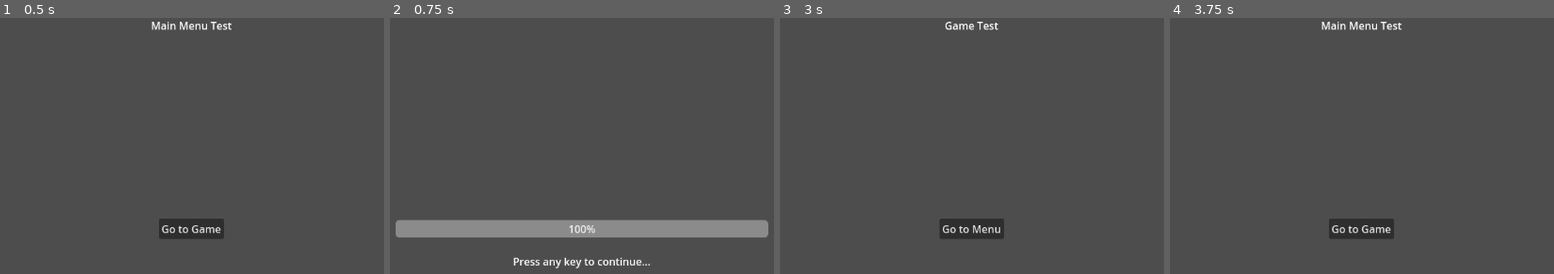
Above: before the commit, frames 1-4 (left to right).
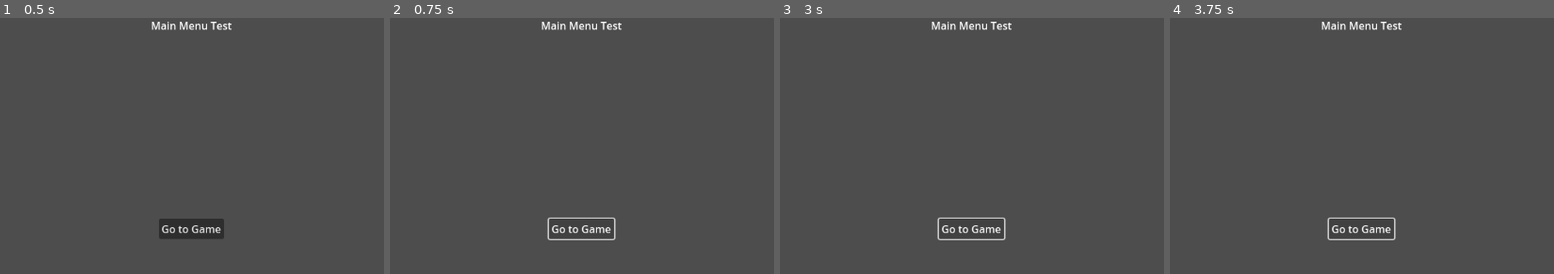
Above: after the commit, the same moments.

Repository: VargaDot/ComposerGodot
Game: Godot game, scene res://Menu/menu.tscn
Same seed, same stepped clock (60 frames per second), same inputs: the game is played once before the commit and once after it.
Inputs (mouse positions are in pixels of both pictures, inside the frame that each line leads up to):
- Up to frame 1 (0.5 s): no input
- Up to frame 2 (0.75 s): click "Go to Game" at 0.5 s
- Up to frame 3 (3 s): click (972, 227) at 1.25 s, where only the run after the commit has a clickable "Go to Game"; click (972, 227) at 2 s, where only the run after the commit has a clickable "Go to Game"; tap Enter (activate, bound only before the commit) at 2.75, 2.85 s
- Up to frame 4 (3.75 s): click (1362, 227) at 3.5 s, where only the run before the commit has a clickable "Go to Menu"

Frame 1 is identical in both runs. In frame 2, 7.7% of the frame differs, in the area x 1-99%, y 1-98%; in frame 3, 0.9%; in frame 4, 0.3%.
Error after the commit: Parse Error: Invalid argument for "load()" function: argument 2 should be "LoadSettings" but is "PackedScene". (res://Menu/menu.gd:6)

Commit message:
Revert "Level screen support functionality complete"
This reverts commit df7ffe06ee290b9940287c29f7f1db0de11ec07e.

Diff:
--- a/Composer/Composer.gd
+++ b/Composer/Composer.gd
@@ -4,15 +4,15 @@
 
 signal invalid_scene(path: String)
 signal failed_loading(path: String)
+
 signal updated_loading(path: String, progress: int)
 
 signal finished_loading(scene: Resource)
 signal finished_loading_for_scene()
 
-var _loading_timer: Timer = null
-var _current_loading_path: String = ""
-var _current_load_settings: LoadSettings = null
-var _current_load_screen: Node = null
+var _loading_timer: Timer
+var _current_loading_path: String
+var _current_load_settings: LoadSettings
 
 func _ready() -> void:
 	invalid_scene.connect(_on_invalid_scene)
@@ -30,8 +30,6 @@
 	if _loading_timer == null: _setup_timer()
 
 	if load_settings != null: _setup_load(load_settings)
-
-	get_tree().current_scene.queue_free()
 
 	_current_loading_path = path
 	_loading_timer.start()
@@ -67,12 +65,11 @@
 func _setup_load(load_settings: LoadSettings) -> void:
 	_current_load_settings = load_settings
 
-	_current_load_screen = load(_current_load_settings.loading_screen).instantiate()
-	updated_loading.connect(Callable(_current_load_screen, _current_load_settings.load_screen_update_func))
-	finished_loading.connect(Callable(_current_load_screen, _current_load_settings.load_screen_finsh_func))
+	var screen: Node = _current_load_settings.loading_screen.instantiate()
+	finished_loading.connect(_current_load_settings.load_screen_event)
 
-	get_tree().root.call_deferred("add_child",_current_load_screen)
-	get_tree().root.call_deferred("move_child",_current_load_screen, get_child_count()-1)
+	get_tree().root.call_deferred("add_child",screen)
+	get_tree().root.call_deferred("move_child",screen, get_child_count()-1)
 
 func _on_invalid_scene(path: String) -> void:
 	printerr("Error: Invalid resource: " + path)
@@ -81,21 +78,16 @@
 	printerr("Error: Failed to load resource: " + path)
 
 func _on_finished_loading(scene: PackedScene) -> void:
+	get_tree().current_scene.queue_free()
+
 	var new_scene: Node = scene.instantiate()
 
 	if _current_load_settings != null:
 		new_scene.hide()
 		new_scene.process_mode = Node.PROCESS_MODE_DISABLED
-		finished_loading_for_scene.connect(Callable(new_scene, _current_load_settings.loaded_scene_start_func))
-
-		if _current_load_settings.call_finished_for_scene:
-			finished_loading_for_scene.emit()
-			_current_load_screen.queue_free()
-
 
 	get_tree().root.call_deferred("add_child", new_scene)
 	get_tree().set_deferred("current_scene", new_scene)
 
+	finished_loading_for_scene.emit()
 	_current_load_settings = null
-	_current_load_screen = null
-	_current_loading_path = ""
--- a/Composer/LoadSettings.gd
+++ b/Composer/LoadSettings.gd
@@ -1,7 +1,5 @@
 class_name LoadSettings extends Resource
 
-var loading_screen: String
-var load_screen_update_func: String
-var load_screen_finsh_func: String
-var loaded_scene_start_func: String
-var call_finished_for_scene: bool = false
+var loading_screen: PackedScene
+var load_screen_event: Callable
+var loaded_scene_func: Callable
--- a/Game/game.gd
+++ b/Game/game.gd
@@ -1,9 +1,5 @@
-class_name Game extends Node2D
+extends Node2D
 
-func on_loading_finished() -> void:
-	show()
-	$CanvasLayer.show()
-	process_mode = Node.PROCESS_MODE_INHERIT
 
 func _on_game_button_pressed() -> void:
 	Composer.load("res://Menu/menu.tscn")
--- a/Game/game.tscn
+++ b/Game/game.tscn
@@ -6,7 +6,6 @@
 script = ExtResource("1_k467b")
 
 [node name="CanvasLayer" type="CanvasLayer" parent="."]
-visible = false
 
 [node name="Control" type="Control" parent="CanvasLayer"]
 layout_mode = 3
--- a/Load Screen/LoadScreen.tscn
+++ b/Load Screen/LoadScreen.tscn
@@ -1,9 +1,6 @@
-[gd_scene load_steps=2 format=3 uid="uid://14pbt6ljfqkd"]
-
-[ext_resource type="Script" path="res://Load Screen/load_screen.gd" id="1_x6cf3"]
+[gd_scene format=3 uid="uid://14pbt6ljfqkd"]
 
 [node name="Node2D" type="Node2D"]
-script = ExtResource("1_x6cf3")
 
 [node name="CanvasLayer" type="CanvasLayer" parent="."]
 layer = 100
--- a/Load Screen/load_screen.gd
+++ /dev/null
@@ -1,19 +0,0 @@
-class_name LoadScreen extends Node2D
-
-func _ready() -> void:
-	set_process(false)
-
-func update_load_screen(progress: int) -> void:
-	$CanvasLayer/LoadScreen/ProgressBar.value = progress
-	print("Progress: ", str(progress))
-
-func loading_finished(_scene: Resource) -> void:
-	$CanvasLayer/LoadScreen/ProgressBar.value = 100
-	$CanvasLayer/LoadScreen/FinishedLabel.show()
-	set_process(true)
-	print("Finished")
-
-func _process(delta: float) -> void:
-	if Input.is_action_just_pressed("activate"):
-		Composer.finished_loading_for_scene.emit()
-		queue_free()
--- a/Menu/menu.gd
+++ b/Menu/menu.gd
@@ -1,15 +1,6 @@
 extends Node2D
 
-@onready var load_screen: String = "res://Load Screen/LoadScreen.tscn"
-var load_settings: LoadSettings
-
-func _ready() -> void:
-	load_settings = LoadSettings.new()
-	load_settings.loading_screen = load_screen
-	load_settings.load_screen_update_func = "update_load_screen"
-	load_settings.load_screen_finsh_func = "loading_finished"
-	load_settings.loaded_scene_start_func = "on_loading_finished"
-
+@onready var loading_screen: PackedScene = preload("res://Load Screen/LoadScreen.tscn")
 
 func _on_menu_button_pressed() -> void:
-	Composer.load("res://Game/game.tscn", load_settings)
+	Composer.load("res://Game/game.tscn", loading_screen)
--- a/project.godot
+++ b/project.godot
@@ -23,14 +23,6 @@
 
 gdscript/warnings/untyped_declaration=2
 
-[input]
-
-activate={
-"deadzone": 0.5,
-"events": [Object(InputEventKey,"resource_local_to_scene":false,"resource_name":"","device":-1,"window_id":0,"alt_pressed":false,"shift_pressed":false,"ctrl_pressed":false,"meta_pressed":false,"pressed":false,"keycode":0,"physical_keycode":4194309,"key_label":0,"unicode":0,"location":0,"echo":false,"script":null)
-]
-}
-
 [rendering]
 
 renderer/rendering_method="gl_compatibility"
